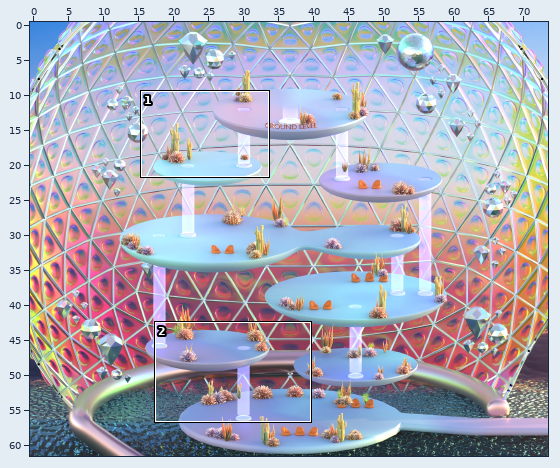
A Tiled map (JSON) gets an edit: Gallery.tmj. The first picture is a wide view before the edit; the outline marks the close-up.
Close-up. Before the commit:
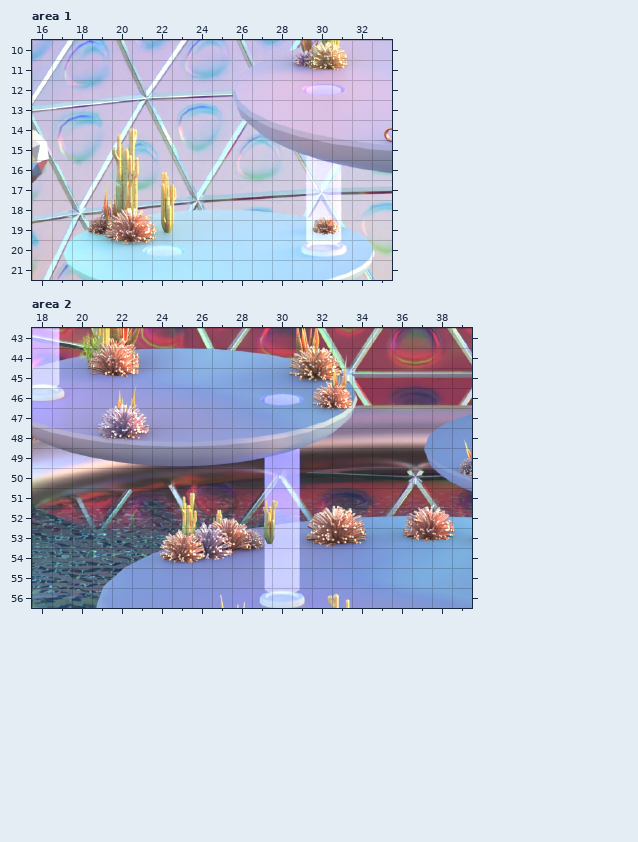
Cells are 32x32 px. Shown: area 1 x 16..33, y 10..21; area 2 x 18..39, y 43..56. The commit also changed other parts of the map, which this record leaves out.
Once edited:
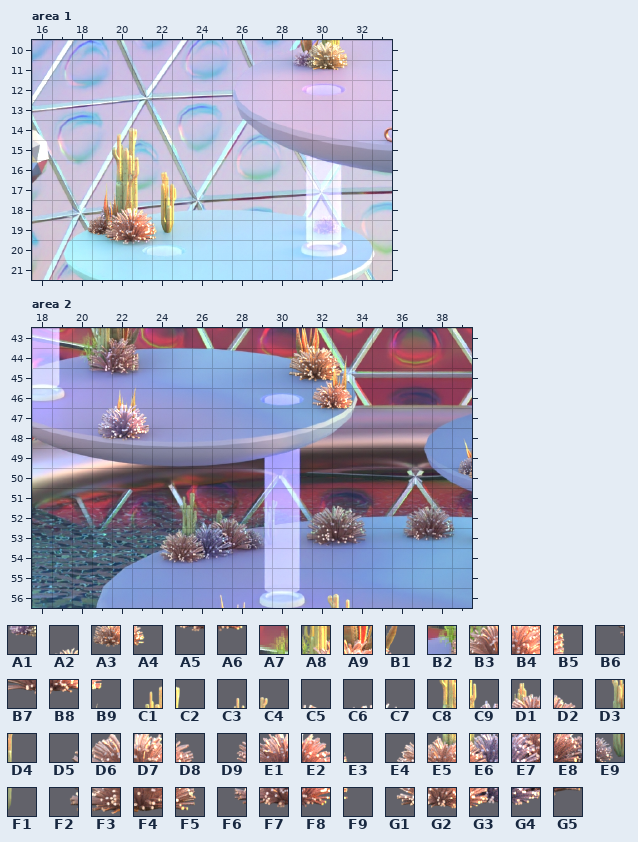
Key: from "Chunk 22": A1 57; from "Chunk 24": A2 64, A3 138, A4 139, A5 202, A6 203; from "Chunk 31": A7 112, A8 113, A9 114, B1 115, B2 186, B3 187, B4 188, B5 189; from "Chunk 32": B6 4, B7 5, B8 6, B9 7; from "Chunk 33": C1 197, C2 198, C3 201, C4 202, C5 205, C6 209, C7 210; from "Chunk 34": C8 15, C9 16, D1 17, D2 18, D3 19, D4 20, D5 21, D6 22, D7 23, D8 24, D9 26, E1 27, E2 28, E3 29, E4 88, E5 89, E6 90, E7 91, E8 92, E9 93, F1 94, F2 95, F3 96, F4 97, F5 98, F6 100, F7 101, F8 102, F9 103, G1 162, G2 163, G3 164, G4 165, G5 166.
__ is an empty cell.
See-through tiles are keyed as they look on the map.
Change:
{"where": "layer \"FG\", area 1"}
{"y":11,"x":29,"old":"A1","new":"__"}
{"y":18,"x":30,"old":"A2","new":"__"}
{"y":19,"x":30,"old":"A3 A4","new":"__ __"}
{"y":20,"x":20,"old":"A5 A6","new":"__ __"}
{"where": "layer \"FG\", area 2"}
{"y":43,"x":20,"old":"A7 A8 A9 B1","new":"__ __ __ __"}
{"y":44,"x":20,"old":"B2 B3 B4 B5","new":"__ __ __ __"}
{"y":45,"x":20,"old":"B6 B7 B8 B9","new":"__ __ __ __"}
{"y":51,"x":25,"old":"C1 C2","new":"__ __"}
{"y":51,"x":29,"old":"C3 C4","new":"__ __"}
{"y":51,"x":33,"old":"C5","new":"__"}
{"y":51,"x":37,"old":"C6 C7","new":"__ __"}
{"y":52,"x":25,"old":"C8 C9 D1 D2 D3 D4 D5 D6 D7 D8","new":"__ __ __ __ __ __ __ __ __ __"}
{"y":52,"x":36,"old":"D9 E1 E2 E3","new":"__ __ __ __"}
{"y":53,"x":24,"old":"E4 E5 E6 E7 E8 E9 F1 F2 F3 F4 F5","new":"__ __ __ __ __ __ __ __ __ __ __"}
{"y":53,"x":36,"old":"F6 F7 F8 F9","new":"__ __ __ __"}
{"y":54,"x":24,"old":"G1 G2 G3 G4 G5","new":"__ __ __ __ __"}
{"label":"removed","picture_box":[292,60,312,68]}
{"label":"removed","picture_box":[312,215,340,235]}
{"label":"removed","picture_box":[112,240,150,244]}
{"label":"removed","picture_box":[77,328,141,388]}
{"label":"removed","picture_box":[159,492,367,563]}
{"label":"removed","picture_box":[403,504,455,543]}
